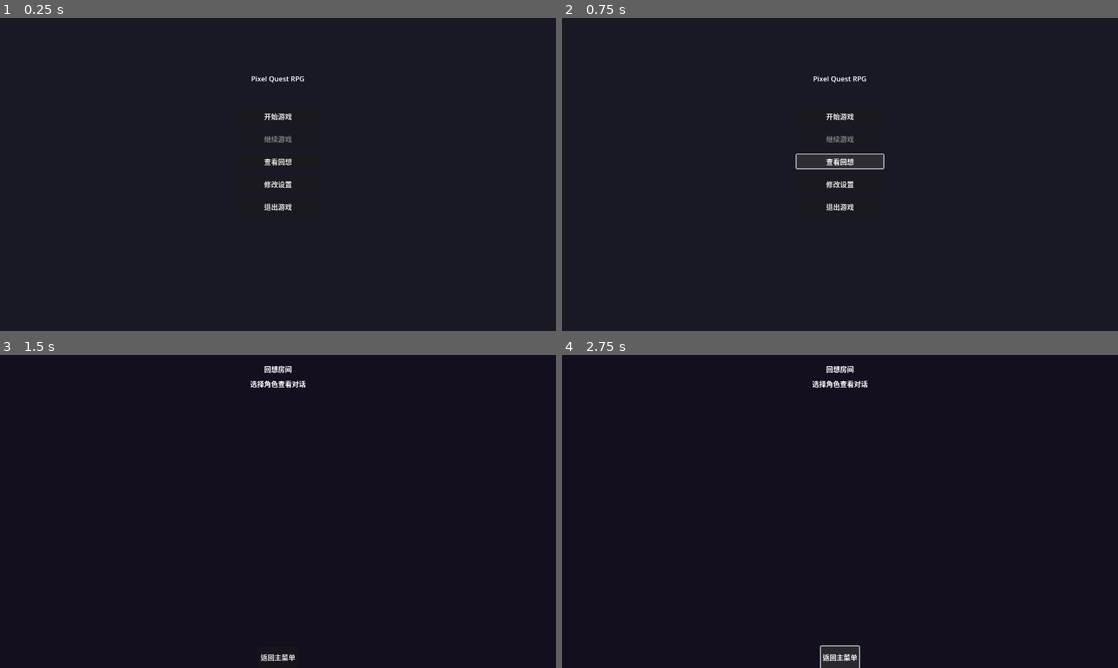
Above: before the commit, frames 1-4 (two rows, left to right).
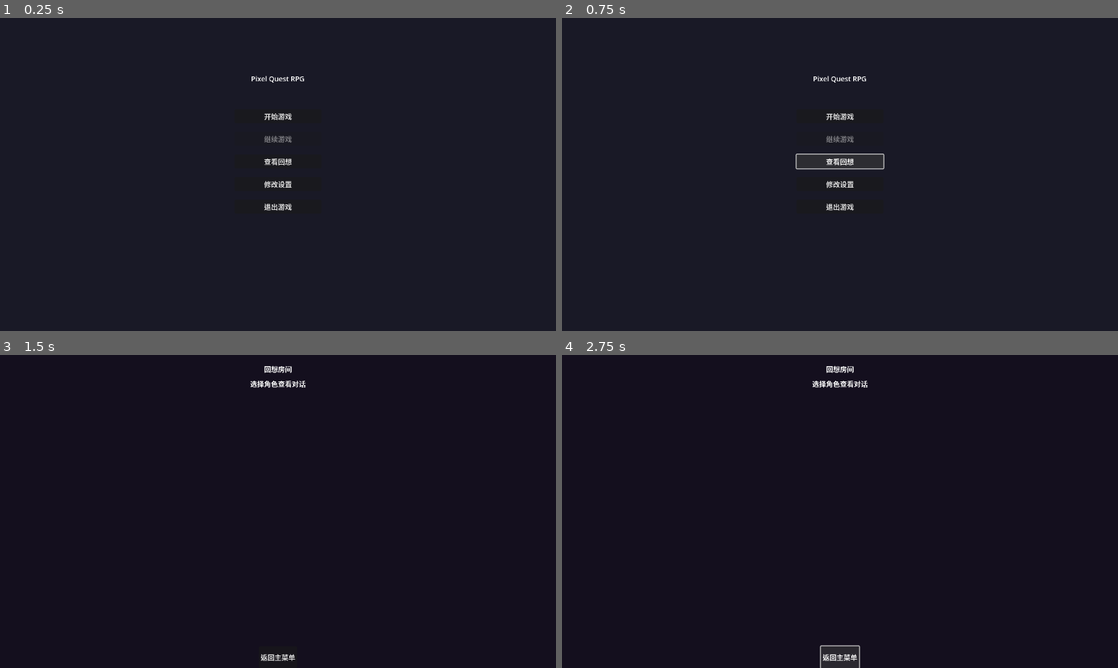
Above: after the commit, the same moments.

Repository: yfh349958021/pixel-quest-rpg
Game: Godot game, scene res://scenes/MainMenu.tscn
The game is run twice, just before and just after one commit, with the same random seed, the same clock (stepped at 60 frames per second) and the same inputs.
Inputs:
- Up to frame 1 (0.25 s): no input
- Up to frame 2 (0.75 s): click "查看回想" at 0.5 s
- Up to frame 3 (1.5 s): hold D (move_right) from 1.28 s (still down); tap Space (interact) at 1.35 s
- Up to frame 4 (2.75 s): release D (move_right) at 2 s; click "返回主菜单" at 2 s

The runs differ from the first frame. In frame 1, 0.2% of the frame differs, in the area x 45-55%, y 18-62%; in frame 2, 0.2%, in the area x 42-58%, y 18-62%; in frame 3, 0.2%; in frame 4, 0.2%.
Error in both runs: Invalid access to property or key 'pressed' on a base object of type 'null instance'. (res://src/ui/recall_room.gd:42)

Commit message:
fix: 修复素材加载失败/回想房间灰屏/默认分辨率
修复内容:
1. 资源加载: 所有load()/ResourceLoader.exists改为Image.load_from_file
   - map_manager: 地图背景+NPC行走图
   - player.gd: 主角行走图
   - dialogue_box: 对话立绘
   - localization_manager: find_portrait/find_pixel_image用FileAccess
   原因: load()依赖import缓存，首次运行时找不到未import的资源
2. 回想房间: 不再绕过SceneManager切换场景，避免transition_rect残留
3. 回想对话返回: 正确返回RecallRoom实例而非重建
4. 默认分辨率: 720p → 2K (2560x1440)

Diff:
--- a/src/autoload/localization_manager.gd
+++ b/src/autoload/localization_manager.gd
@@ -54,29 +54,29 @@
 	return ""
 
 func find_portrait(npc_name: String, expression_id: String = "01") -> String:
-	"""查找NPC立绘路径
-	npc_name: NPC中文名
-	expression_id: 表情编号 (01~11)
-	返回完整路径或空字符串
-	"""
+	"""查找NPC立绘路径（使用文件系统而非import缓存）"""
 	var portrait_dir: String = "res://assets/portraits/" + npc_name
+	var fs_dir: String = portrait_dir.replace("res://", ProjectSettings.globalize_path("res://"))
+	if not DirAccess.open(fs_dir):
+		return ""
 	for ext: String in [".png", ".jpg", ".webp"]:
-		var p: String = portrait_dir + "/" + expression_id + ext
-		if ResourceLoader.exists(p):
-			return p
+		var p: String = fs_dir + "/" + expression_id + ext
+		if FileAccess.file_exists(p):
+			return portrait_dir + "/" + expression_id + ext
 	# 回退到默认表情
 	for ext: String in [".png", ".jpg", ".webp"]:
-		var p: String = portrait_dir + "/01" + ext
-		if ResourceLoader.exists(p):
-			return p
+		var p: String = fs_dir + "/01" + ext
+		if FileAccess.file_exists(p):
+			return portrait_dir + "/01" + ext
 	return ""
 
 func find_pixel_image(base_name: String) -> String:
+	var fs_base: String = "res://assets/sprites/characters/".replace("res://", ProjectSettings.globalize_path("res://"))
 	var lang_suffix: String = SettingsManager.get_language_suffix()
 	var fallback: String = "_jp" if lang_suffix == "_cn" else "_cn"
 	for ext: String in [".png", ".jpg", ".webp"]:
 		for suf: String in [lang_suffix, fallback, ""]:
-			var p: String = "res://assets/sprites/characters/" + base_name + suf + ext
-			if ResourceLoader.exists(p):
-				return p
+			var p: String = fs_base + base_name + suf + ext
+			if FileAccess.file_exists(p):
+				return "res://assets/sprites/characters/" + base_name + suf + ext
 	return ""
--- a/src/autoload/map_manager.gd
+++ b/src/autoload/map_manager.gd
@@ -65,8 +65,8 @@
 
 	# 尝试加载实际背景图
 	var bg_path: String = MAP_BACKGROUNDS.get(map_id, "")
-	if bg_path != "" and ResourceLoader.exists(bg_path):
-		var tex: Texture2D = load(bg_path)
+	if bg_path != "":
+		var tex: Texture2D = _load_texture_from_path(bg_path)
 		if tex:
 			var sprite := Sprite2D.new()
 			sprite.name = "MapBackground"
@@ -155,8 +155,9 @@
 		sprite.scale = Vector2(2.0, 2.0)
 		var npc_name: String = npc_data["name"]
 		var sprite_path: String = "res://assets/characters/npcs/%s.png" % npc_name
-		if ResourceLoader.exists(sprite_path):
-			sprite.texture = load(sprite_path)
+		var tex: Texture2D = _load_texture_from_path(sprite_path)
+		if tex:
+			sprite.texture = tex
 			# 设置hframes/vframes为spritesheet格式 (4x4)
 			sprite.hframes = 4
 			sprite.vframes = 4
@@ -244,6 +245,15 @@
 	if _npc_container:
 		return _npc_container.get_children()
 	return []
+func _load_texture_from_path(path: String) -> Texture2D:
+	"""直接从文件加载纹理，不依赖import缓存"""
+	var file_path: String = path.replace("res://", ProjectSettings.globalize_path("res://"))
+	if not FileAccess.file_exists(file_path):
+		return null
+	var img := Image.load_from_file(file_path)
+	if img == null:
+		return null
+	return ImageTexture.create_from_image(img)
 
 func get_map_size_pixels(map_id: int) -> Vector2:
 	var data: Dictionary = MapsDB.get_map(map_id)
--- a/src/autoload/settings_manager.gd
+++ b/src/autoload/settings_manager.gd
@@ -10,7 +10,7 @@
 	"720p": Vector2i(1280, 720),
 }
 
-var resolution_name: String = "720p"
+var resolution_name: String = "2K"
 var display_mode: int = 0
 var current_language: int = Language.CN
 
--- a/src/core/player.gd
+++ b/src/core/player.gd
@@ -24,8 +24,9 @@
 func _ready() -> void:
 	# 加载主角行走图
 	var sprite_path: String = "res://assets/characters/player/walk.png"
-	if ResourceLoader.exists(sprite_path):
-		sprite.texture = load(sprite_path)
+	var tex: Texture2D = _load_texture_from_path(sprite_path)
+	if tex:
+		sprite.texture = tex
 		sprite.hframes = 4
 		sprite.vframes = 4
 		sprite.frame_coords = Vector2i(0, 0)
@@ -96,5 +97,14 @@
 	if freeze:
 		velocity = Vector2.ZERO
 
+func _load_texture_from_path(path: String) -> Texture2D:
+	var file_path: String = path.replace("res://", ProjectSettings.globalize_path("res://"))
+	if not FileAccess.file_exists(file_path):
+		return null
+	var img := Image.load_from_file(file_path)
+	if img == null:
+		return null
+	return ImageTexture.create_from_image(img)
+
 func get_save_position() -> Vector2:
 	return position
--- a/src/ui/dialogue_box.gd
+++ b/src/ui/dialogue_box.gd
@@ -72,8 +72,8 @@
 		display_speaker = GameManager.player_name
 	speaker_label.text = display_speaker
 	text_label.text = text
-	if portrait_path != "" and ResourceLoader.exists(portrait_path):
-		var tex: Texture2D = load(portrait_path) as Texture2D
+	if portrait_path != "":
+		var tex: Texture2D = _load_texture_from_path(portrait_path)
 		if tex:
 			portrait.texture = tex
 	else:
@@ -89,6 +89,15 @@
 	# 对话完成后提升好感度
 	if npc_name != "":
 		AffinityManager.on_dialogue_finished(npc_name)
+
+func _load_texture_from_path(path: String) -> Texture2D:
+	var file_path: String = path.replace("res://", ProjectSettings.globalize_path("res://"))
+	if not FileAccess.file_exists(file_path):
+		return null
+	var img := Image.load_from_file(file_path)
+	if img == null:
+		return null
+	return ImageTexture.create_from_image(img)
 
 func _on_video_requested(video_path: String) -> void:
 	if ResourceLoader.exists(video_path):
--- a/src/ui/recall_dialogue.gd
+++ b/src/ui/recall_dialogue.gd
@@ -90,4 +90,11 @@
 		btn.modulate = Color.WHITE if (i + 1) == phase else Color(0.5, 0.5, 0.5)
 
 func _on_back() -> void:
-	get_tree().change_scene_to_file("res://scenes/RecallRoom.tscn")
+	# 如果有caller_scene，显示它而非重新加载
+	if has_meta("caller_scene"):
+		var caller: Control = get_meta("caller_scene")
+		if is_instance_valid(caller):
+			caller.show()
+			queue_free()
+			return
+	SceneManager.goto_scene("res://scenes/RecallRoom.tscn")
--- a/src/ui/recall_room.gd
+++ b/src/ui/recall_room.gd
@@ -71,10 +71,11 @@
 	if scene:
 		var inst: Control = scene.instantiate()
 		inst.set_meta("recall_npc", npc_name)
-		# 替换当前场景
 		get_tree().get_root().add_child(inst)
 		get_tree().current_scene = inst
-		queue_free()
+		hide()  # 隐藏而非销毁，让RecallDialogue可以返回
+		# 通知RecallDialogue当前场景是RecallRoom
+		inst.set_meta("caller_scene", self)
 
 func _on_back() -> void:
-	get_tree().change_scene_to_file("res://scenes/MainMenu.tscn")
+	SceneManager.goto_scene("res://scenes/MainMenu.tscn")
